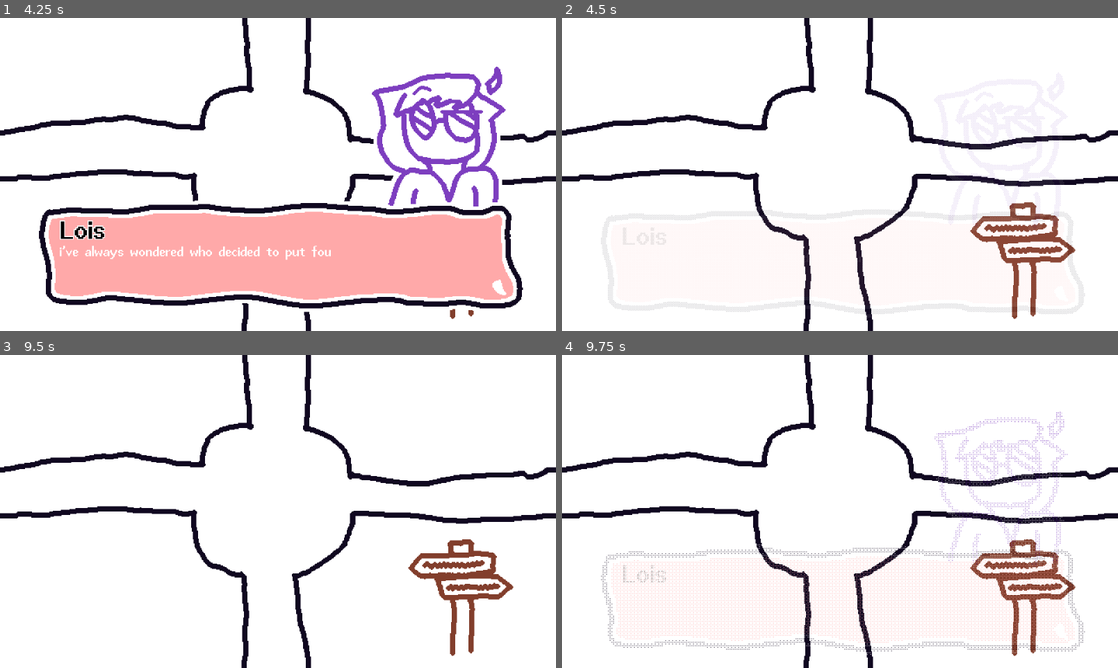
Above: before the commit, frames 1-4 (two rows, left to right).
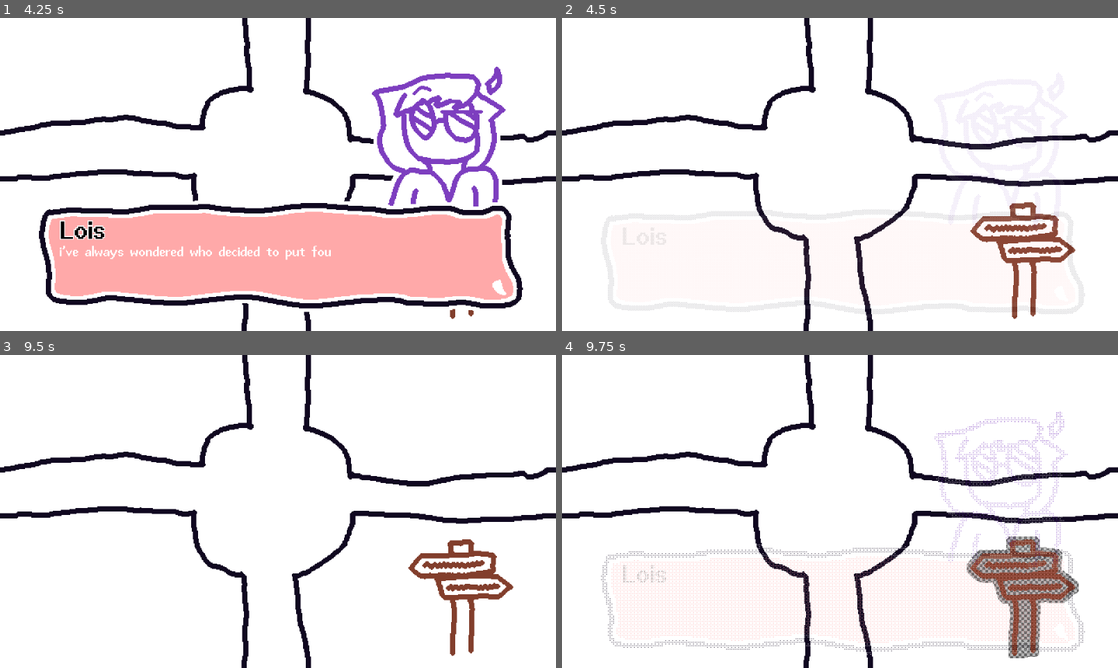
Above: after the commit, the same moments.

Repository: EshanDoes/locate-with-lois
Game: Godot game, scene res://scenes/areas/main.tscn
Same seed, same stepped clock (60 frames per second), same inputs: the game is played once before the commit and once after it. The project has no main scene, so this scene is started directly.
Inputs (mouse positions are in pixels of both pictures, inside the frame that each line leads up to):
- Up to frame 1 (4.25 s): tap Enter at 0.5 s; drag from (461, 262) to (333, 105) at 0.52 s; drag from (166, 190) to (250, 237) at 1.27 s; move the mouse to (333, 105) at 2.02 s; hold Right 2.03-2.75 s; tap Alt at 2.1 s; drag from (250, 237) to (111, 127) at 2.77 s; move the mouse to (444, 221) at 3.52 s; hold Left from 3.53 s (still down); hold Middle mouse button (drag_camera) from 3.53 s (still down)
- Up to frame 2 (4.5 s): release Left at 4.25 s; release Middle mouse button (drag_camera) at 4.25 s; drag from (673, 127) to (756, 96) at 4.27 s
- Up to frame 3 (9.5 s): tap Space at 5, 6.5, 8 s; move the mouse to (305, 511) at 5.02 s; hold Down 5.03-5.75 s; tap Alt at 5.1, 8.1 s; click (305, 511) at 5.17 s; tap Enter at 5.75, 7.25 s; drag from (194, 433) to (166, 527) at 5.77 s; move the mouse to (400, 495) at 6.52 s; hold Up 6.53-7.25 s; hold Middle mouse button (drag_camera) 6.53-7.25 s; drag from (166, 527) to (250, 574) at 7.27 s; move the mouse to (333, 442) at 8.02 s; hold Down 8.03-8.75 s; drag from (250, 574) to (111, 464) at 8.77 s
- Up to frame 4 (9.75 s): move the mouse to (1006, 558) at 9.52 s; hold Up from 9.53 s (still down); hold Middle mouse button (drag_camera) from 9.53 s (still down); click (1006, 558) at 9.67 s

Frames 1-3 are identical in both runs. In frame 4, 2.3% of the frame differs, in the area x 72-93%, y 58-97%.
Error in both runs: Invalid access to property or key 'position' on a base object of type 'InputEventKey'. (res://scripts/camera.gd:10)

Commit message:
Added hover shader to interactables

Diff:
--- a/scenes/areas/main.tscn
+++ b/scenes/areas/main.tscn
@@ -9,11 +9,19 @@
 [ext_resource type="Texture2D" uid="uid://bk73uhsp7psgc" path="res://sprites/area/crossroads/vert-off.png" id="4_gb7al"]
 [ext_resource type="Script" uid="uid://bwoxstj8q4a3b" path="res://scripts/interactable.gd" id="5_gb7al"]
 [ext_resource type="Texture2D" uid="uid://dn50rprdp77vp" path="res://sprites/objects/weedwhacker.png" id="9_gj8ku"]
+[ext_resource type="Shader" uid="uid://deywmxjgkbnra" path="res://shaders/interactablehover.gdshader" id="9_irocd"]
 [ext_resource type="Texture2D" uid="uid://2ouu6w7bt4ss" path="res://sprites/characters/gary.png" id="10_2pufu"]
 
 [sub_resource type="ShaderMaterial" id="ShaderMaterial_2pufu"]
 shader = ExtResource("3_68ama")
 shader_parameter/intensity = 0.0
+
+[sub_resource type="ShaderMaterial" id="ShaderMaterial_0xqg1"]
+shader = ExtResource("9_irocd")
+shader_parameter/size = 4.0
+shader_parameter/color1 = Color(1, 1, 1, 1)
+shader_parameter/color2 = Color(0.7, 0.7, 0.7, 1)
+shader_parameter/scrollSpeed = Vector2(0.2, -0.1)
 
 [sub_resource type="ShaderMaterial" id="ShaderMaterial_1n03n"]
 shader = ExtResource("3_68ama")
@@ -83,6 +91,7 @@
 dialogueIndex = 7
 
 [node name="Weedwhacker" type="TextureRect" parent="." unique_id=1624504344]
+material = SubResource("ShaderMaterial_0xqg1")
 layout_mode = 0
 offset_left = 204.0
 offset_top = -625.0
--- a/scripts/interactable.gd
+++ b/scripts/interactable.gd
@@ -4,6 +4,8 @@
 @export var dialogueIndex = 0
 @export var questTiedTo = ""
 @export var dissapearAfterInteract = false
+
+var hoverShader = load("res://shaders/interactablehover.gdshader")
 
 func _ready():
 	self.gui_input.connect(_on_gui_input)
@@ -34,7 +36,7 @@
 		self.visible = false
 
 func _on_mouse_entered():
-	print("Entered")
+	material.shader = hoverShader
 
 func _on_mouse_exited():
-	print("Exited")
+	material.shader = load("res://shaders/transparencydither.gdshader")
--- /dev/null
+++ b/shaders/interactablehover.gdshader
@@ -0,0 +1,22 @@
+shader_type canvas_item;
+
+uniform float size : hint_range(1.0, 100.0) = 8.0;
+uniform vec4 color1 : source_color = vec4(0.7, 0.7, 0.7, 1.0);
+uniform vec4 color2 : source_color = vec4(0.4, 0.4, 0.4, 1.0);
+uniform vec2 scrollSpeed = vec2(5, 5);
+
+void fragment() {
+	vec4 pixelColor = texture(TEXTURE, UV);
+	if(pixelColor == vec4(1, 1, 1, 1)){
+		vec2 pos = floor(FRAGCOORD.xy / size + scrollSpeed * TIME);
+		float pattern_mask = mod(pos.x + mod(pos.y, 2.0), 2.0);
+		COLOR = mix(color1, color2, pattern_mask);
+	} else{
+		COLOR = pixelColor;
+	}
+}
+
+//void light() {
+//	// Called for every pixel for every light affecting the CanvasItem.
+//	// Uncomment to replace the default light processing function with this one.
+//}
Not shown, added: shaders/interactablehover.gdshader.uid
